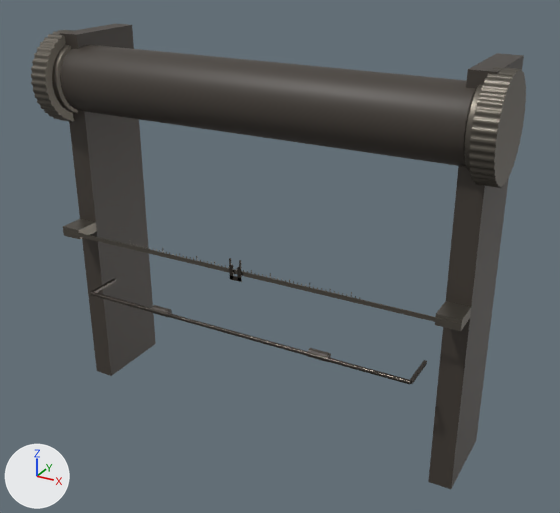
The glTF model public/models/roller.glb: old version first, new version second.
The view is the same before and after, from a 50 mm camera at (1.033, -1.644, 0.437) aimed at (0.046, 0.15, -0.46). Every picture has the same lights, and +X, +Y and +Z are marked at lower left. The first picture is the older version. Vertices at exactly the same position are counted once.

In view in the first picture: 'Alignment Scale', 'Bail Rod', 'Carriage Frame L', 'Carriage Frame R', 'Platen', 'Platen Flange L', 'Platen Knob L', 'Platen Knob R' and 6 more.
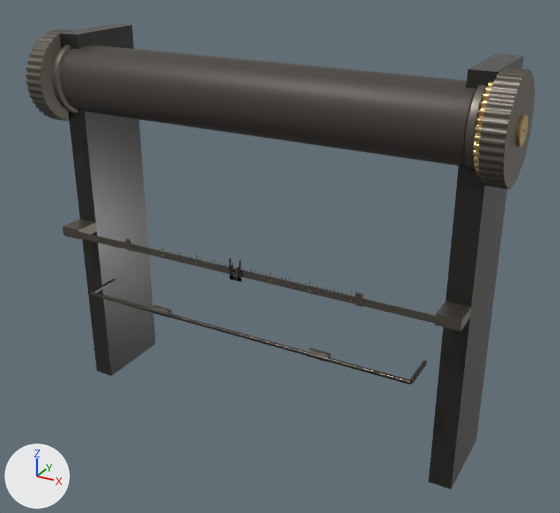
Boxes [x1, y1, x2, y2] around the edits, measured in the pictures (560 x 513 px):
'Carriage Frame L', recoloured
    both: [60, 24, 154, 376]
'Carriage Frame R', recoloured (dark grey to black)
    both: [428, 53, 523, 489]
'Platen Knob R', moved
    before: [469, 67, 526, 188]
    after: [478, 67, 535, 189]
'Platen Knob L', moved
    before: [31, 30, 74, 122]
    after: [26, 29, 73, 121]
'Ratchet', added (brown)
    after: [473, 82, 494, 177]
'Knob Hub R', added
    after: [516, 115, 528, 147]
'Margin Stops', added
    after: [126, 239, 363, 307]

The change, as a diff of the scene's bpy script:
```diff
--- a/public/models/roller.glb.py
+++ b/public/models/roller.glb.py
@@ me_platen_knob_l @@
-me_platen_knob_l.from_pydata(...)  # 320 vertices, 636 faces; spans x -0.663..-0.609, y -0.032..0.232, z -0.132..0.132
+me_platen_knob_l.from_pydata(...)  # 320 vertices, 636 faces; spans x -0.683..-0.629, y -0.032..0.232, z -0.132..0.132
+# me_platen_knob_l part 1: the whole mesh is moved by (-0.02, 0.0, 0.0)
 me_platen_knob_l.materials.append(mat_platen_steel)
@@ me_platen_knob_r @@
-me_platen_knob_r.from_pydata(...)  # 320 vertices, 636 faces; spans x 0.609..0.663, y -0.032..0.232, z -0.132..0.132
+me_platen_knob_r.from_pydata(...)  # 320 vertices, 636 faces; spans x 0.629..0.683, y -0.032..0.232, z -0.132..0.132
+# me_platen_knob_r part 2: the whole mesh is moved by (0.02, 0.0, 0.0)
 me_platen_knob_r.materials.append(mat_platen_steel)
@@ me_carriage_frame_l @@
 me_carriage_frame_l.from_pydata(...)  # 8 vertices, 12 faces; spans x -0.627..-0.563, y 0.065..0.312, z -1.0..0.129
-me_carriage_frame_l.materials.append(mat_platen_rubber)  # dark grey #423c35
+me_carriage_frame_l.materials.append(mat_frame_enamel)  # black #272421
@@ me_carriage_frame_r @@
 me_carriage_frame_r.from_pydata(...)  # 8 vertices, 12 faces; spans x 0.563..0.627, y 0.065..0.312, z -1.0..0.129
-me_carriage_frame_r.materials.append(mat_platen_rubber)  # dark grey #423c35
+me_carriage_frame_r.materials.append(mat_frame_enamel)  # black #272421
@@ ob_margin_stops @@
+ob_margin_stops = bpy.data.objects.new('Margin Stops', me_margin_stops)  # a box spanning x -0.374..-0.355, y -0.019..-0.012, z -0.464..-0.43; a box spanning x 0.355..0.374, y -0.019..-0.012, z -0.464..-0.43; in mat_platen_steel (dark grey #6c675e)
+ob_margin_stops.location = (0.0, 0.0, 0.0)
@@ ob_ratchet @@
+ob_ratchet = bpy.data.objects.new('Ratchet', me_ratchet)  # 288 vertices, 572 faces; spans x 0.612..0.626, y -0.014..0.214, z -0.114..0.114; in mat_brass (brown #cbad76)
+ob_ratchet.location = (0.0, 0.0, 0.0)
@@ ob_knob_hub_r @@
+ob_knob_hub_r = bpy.data.objects.new('Knob Hub R', me_knob_hub_r)  # 384 vertices, 764 faces; spans x 0.6827..0.6921, y 0.0647..0.1353, z -0.0353..0.0353; in mat_brass (brown #cbad76)
+ob_knob_hub_r.location = (0.0, 0.0, 0.0)
```
